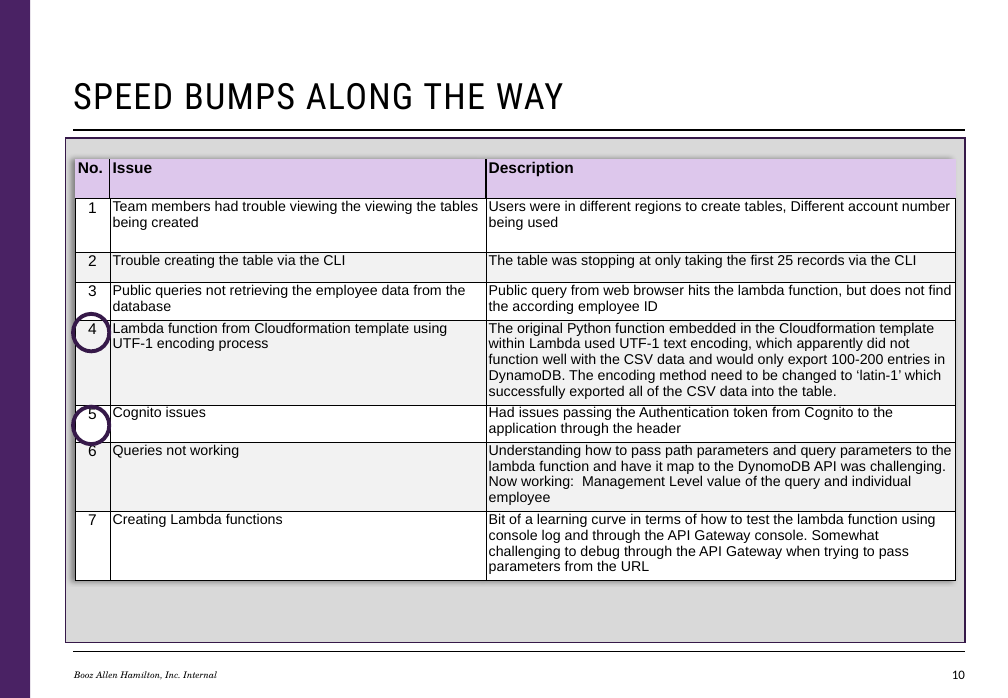
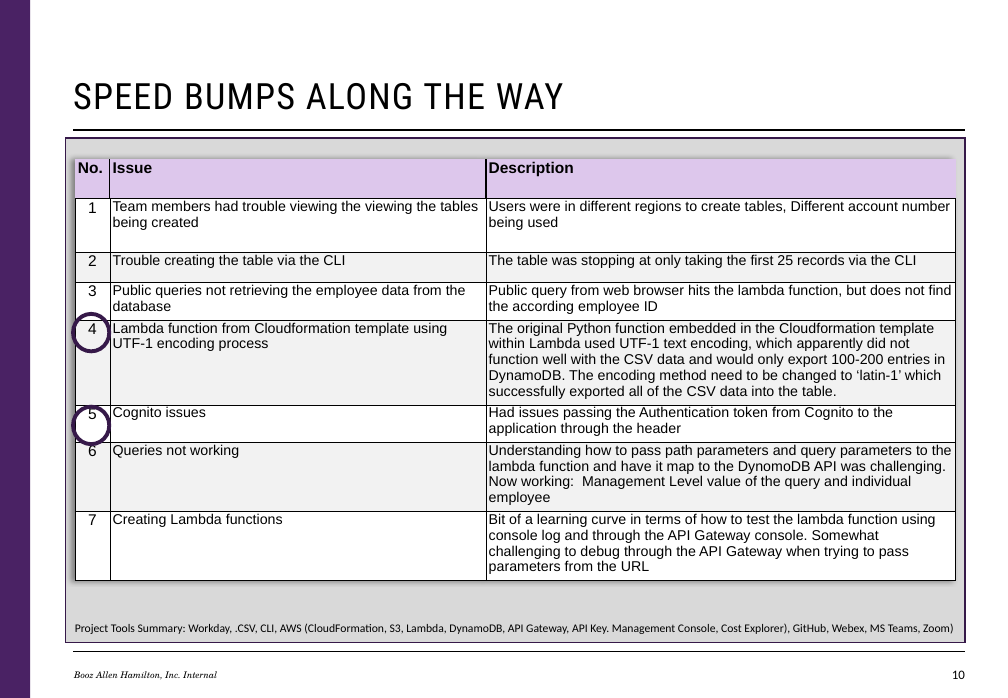
Before and after one commit to jjwad2000/BAHNamelessCloudEng, a slide deck: slide 11 of Dynamic Database Queries - Cloud Eng Team Project.pptx. Drawn at 1008x698 pixels with LibreOffice and Linux fonts; fonts in the diff are those of the drawing. Boxes give left, top, right and bottom in pixels: in the first picture for what was removed or moved away, otherwise in the second. Text is boxed around its words. In the diff, an @@ line names an element or a change of style, - is before the commit and + after.

```diff
--- a/Dynamic Database Queries - Cloud Eng Team Project.pptx
+++ b/Dynamic Database Queries - Cloud Eng Team Project.pptx
@@ text added at (75, 623, 953, 634), 9 pt, text #000000 @@
+Project Tools Summary: Workday, .CSV, CLI, AWS (CloudFormation, S3, Lambda, DynamoDB, API Gateway, API Key. Management Console, Cost Explorer), GitHub, Webex, MS Teams, Zoom)
```
Also in this commit, not shown: 1 other slide changed.
